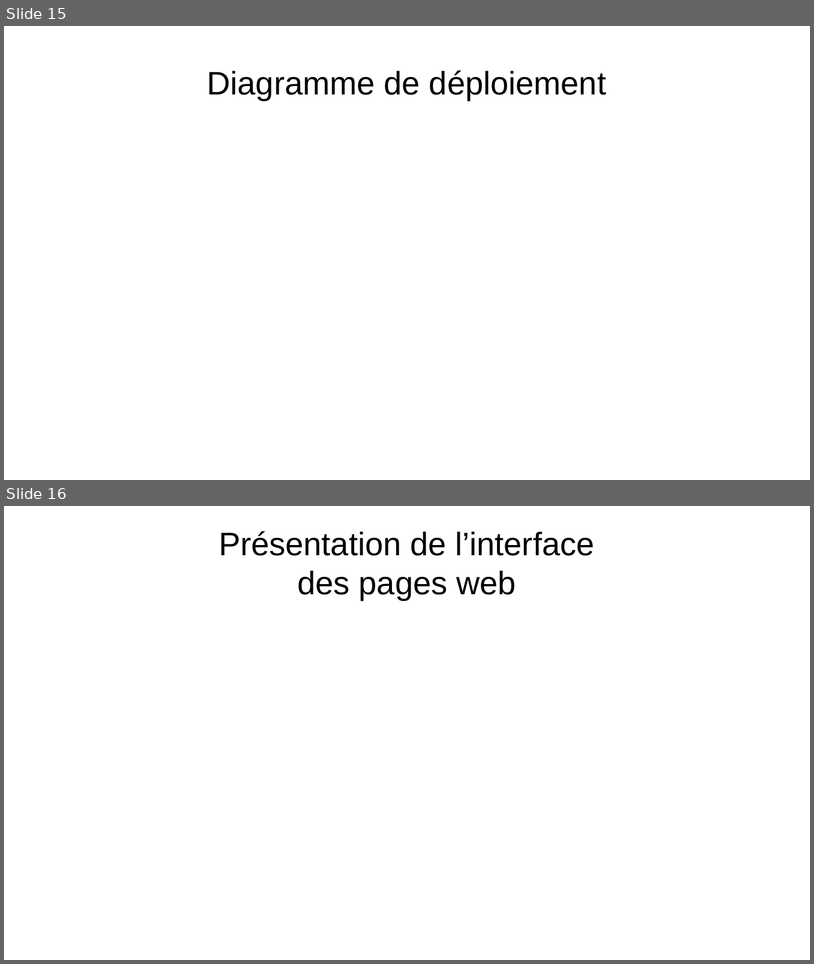
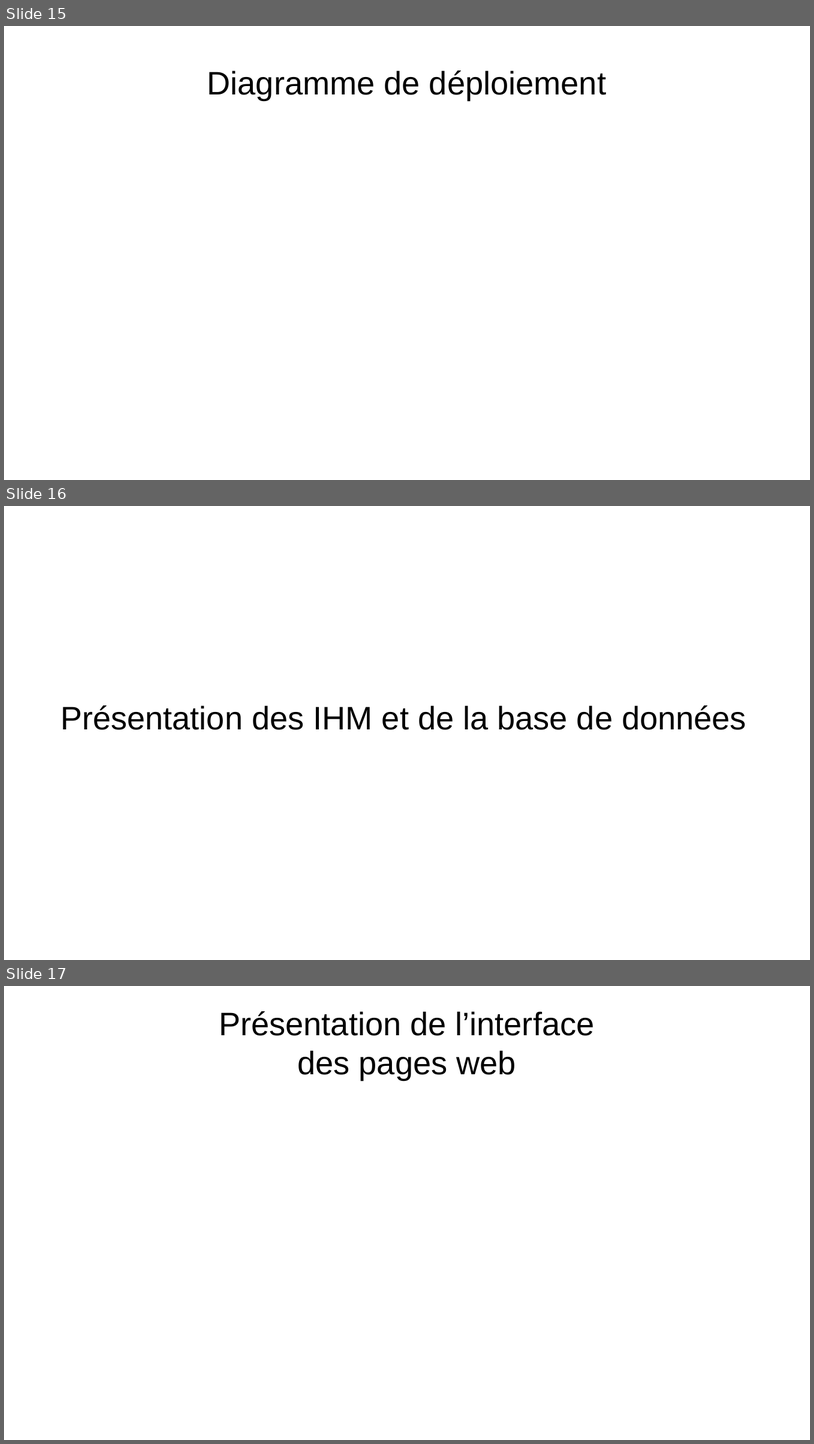
Before and after one commit to Gabin221/Tracking-BLE-documents, a slide deck: Revues/Revues1/presentation_yahya_andrea_gabin.odp. Shown one above the other, each under a label of ours: slides 15 and 16 before the commit, slides 15, 16 and 17 after it. The pictures are 814x964 and 814x1444 pixels, drawn with LibreOffice and Linux fonts; fonts in the diff are those of the drawing. Boxes give left, top, right and bottom in pixels: in the first picture for what was removed or moved away, otherwise in the second. Text is boxed around its words. In the diff, an @@ line names an element or a change of style, - is before the commit and + after.

```diff
--- a/Revues/Revues1/presentation_yahya_andrea_gabin.odp
+++ b/Revues/Revues1/presentation_yahya_andrea_gabin.odp
@@ slide 16 added at [4,506,810,960], background #FFFFFF @@
@@ title added at [60,705,747,730], 32 pt, text #000000 @@
+Présentation des IHM et de la base de données
@@ what was slide 16 is now slide 17 @@
```
Also in this commit, not shown: 1 slide changed, 2 other slides added, 1 other file.
